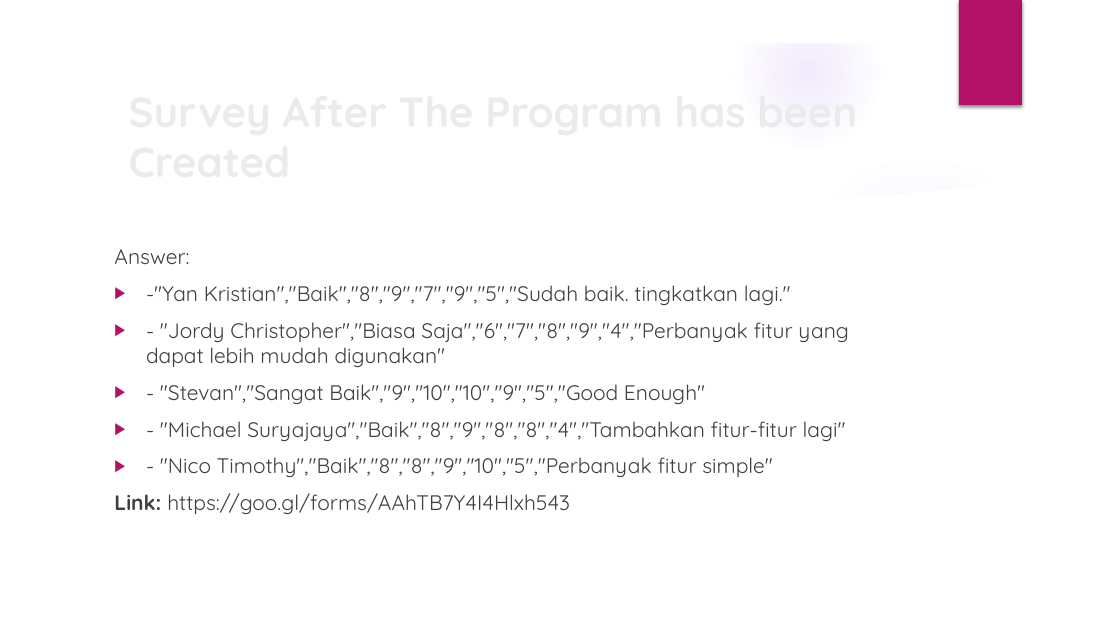
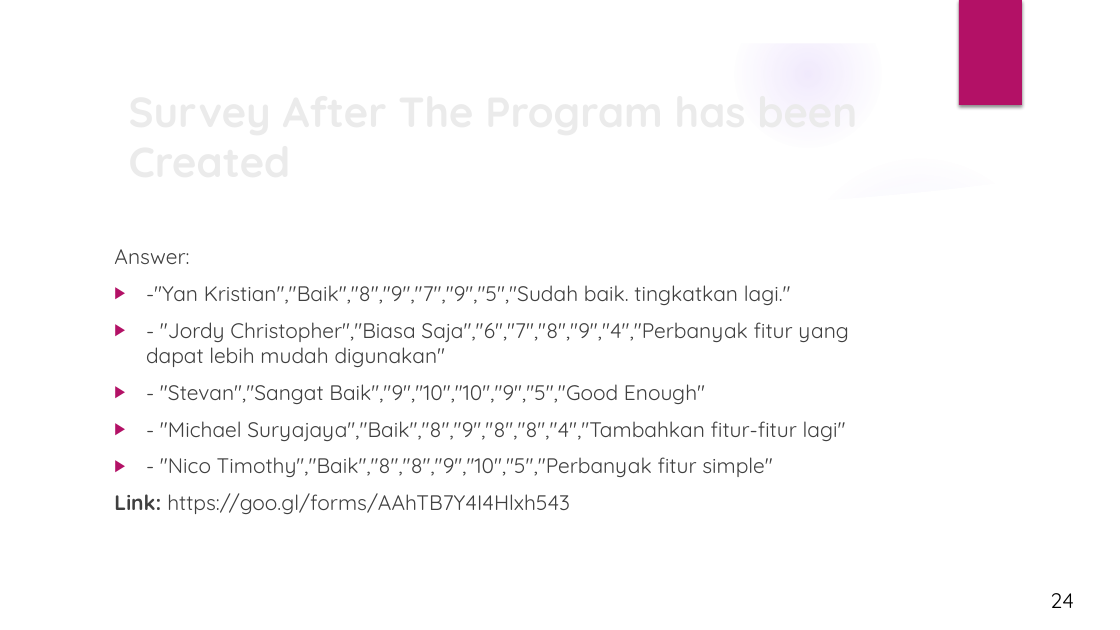
Before and after one commit to tyrand3/HCI-Budgeting, a slide deck: slide 26 of PPTHCiBudgeting.pptx (slide 16 before the commit). Drawn at 1120x630 pixels with LibreOffice and Linux fonts; fonts in the diff are those of the drawing; background and template pictures are left out. Boxes give left, top, right and bottom in pixels: in the first picture for what was removed or moved away, otherwise in the second. Text is boxed around its words. In the diff, an @@ line names an element or a change of style, - is before the commit and + after.

```diff
--- a/PPTHCiBudgeting.pptx
+++ b/PPTHCiBudgeting.pptx
@@ text added at [1050,593,1074,608], 18 pt, text #000000 @@
+24
```
Also in this commit, not shown: 19 other slides changed, 14 slides added, 5 other files.
